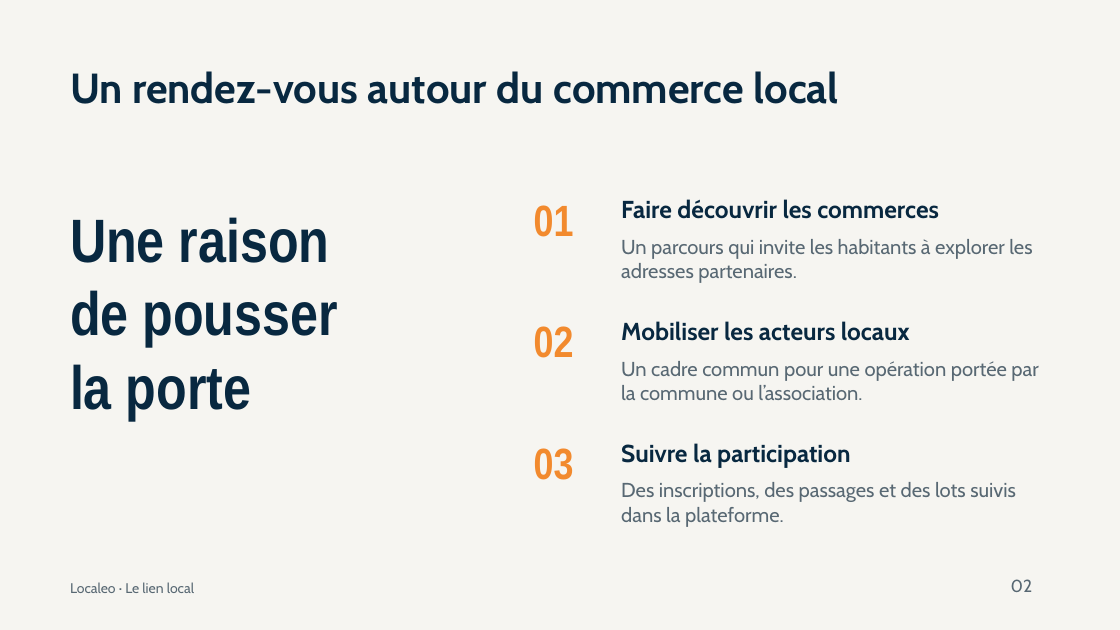
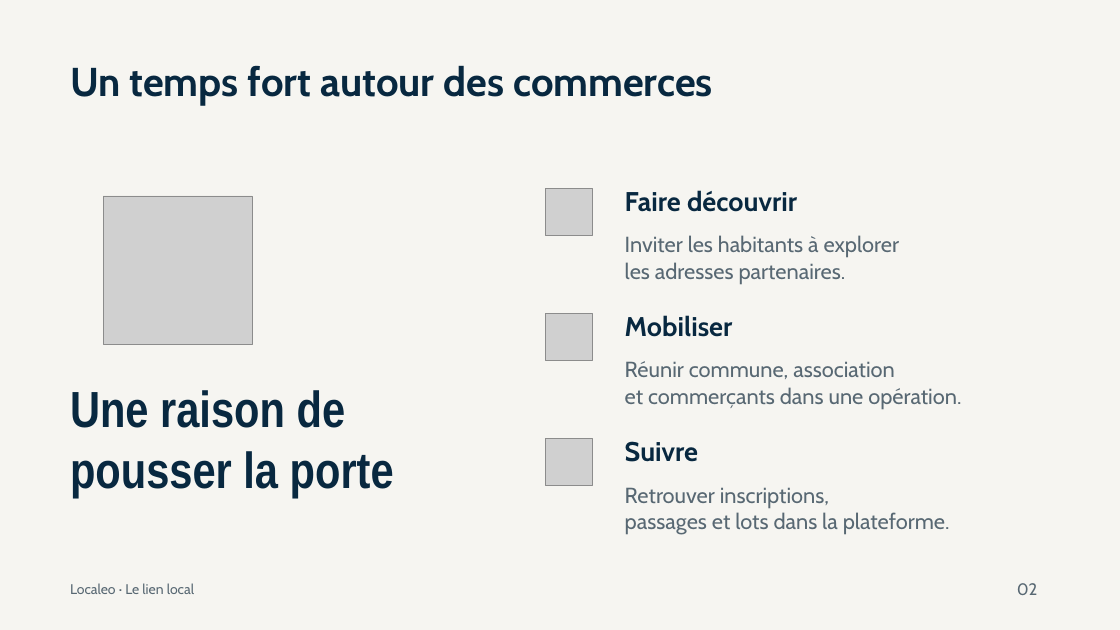
Before and after one commit to contactlocaleo/localeo-projet, a slide deck: slide 2 of livrables/communication/presentation-localeo-animation.pptx. Drawn at 1120x630 pixels with LibreOffice and Linux fonts; fonts in the diff are those of the drawing; grey boxes stand for pictures. Boxes give left, top, right and bottom in pixels: in the first picture for what was removed or moved away, otherwise in the second. Text is boxed around its words. In the diff, an @@ line names an element or a change of style, - is before the commit and + after.

```diff
--- a/livrables/communication/presentation-localeo-animation.pptx
+++ b/livrables/communication/presentation-localeo-animation.pptx
@@ text at <box>70,65,713,105</box>: text changed; size 36 to 34.5 pt @@
-Un rendez-vous autour du commerce local
+Un temps fort autour des commerces
@@ picture added at <box>103,196,252,344</box> @@
@@ text removed at <box>534,205,574,237</box> @@
-01
@@ picture added at <box>545,188,592,235</box> @@
@@ text at <box>625,190,797,212</box>: text changed; size 21 to 23.2 pt @@
-Faire découvrir les commerces
+Faire découvrir
@@ text at <box>625,235,900,285</box>: text changed; size 17.2 to 18.8 pt @@
-Un parcours qui invite les habitants à explorer les adresses partenaires.
+Inviter les habitants à explorer
+les adresses partenaires.
@@ text removed at <box>534,326,574,358</box> @@
-02
@@ picture added at <box>545,313,592,360</box> @@
@@ text at <box>625,315,733,337</box>: text changed; size 21 to 23.2 pt @@
-Mobiliser les acteurs locaux
+Mobiliser
@@ text at <box>625,361,961,410</box>: text changed; size 17.2 to 18.8 pt @@
-Un cadre commun pour une opération portée par la commune ou l’association.
+Réunir commune, association
+et commerçants dans une opération.
@@ text at <box>70,390,394,498</box>: text changed; size 52.5 to 43.5 pt @@
-Une raison
-de pousser
-la porte
+Une raison de
+pousser la porte
@@ text removed at <box>534,448,574,480</box> @@
-03
@@ picture added at <box>545,439,592,486</box> @@
@@ text at <box>625,441,698,462</box>: text changed; size 21 to 23.2 pt @@
-Suivre la participation
+Suivre
@@ text at <box>625,487,950,535</box>: text changed; size 17.2 to 18.8 pt @@
-Des inscriptions, des passages et des lots suivis dans la plateforme.
+Retrouver inscriptions,
+passages et lots dans la plateforme.
@@ text "02" at <box>1017,583,1038,595</box>: size 15 to 14.2 pt @@
```
Also in this commit, not shown: 11 other slides changed, 21 other files.
